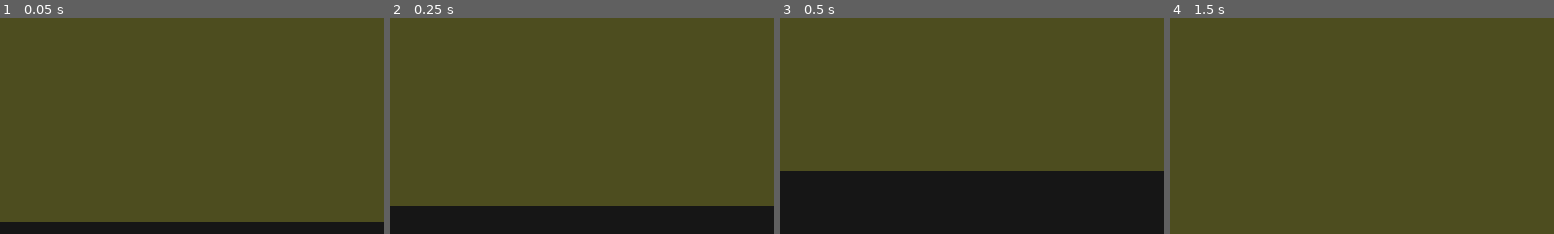
Above: before the commit, frames 1-4 (left to right).
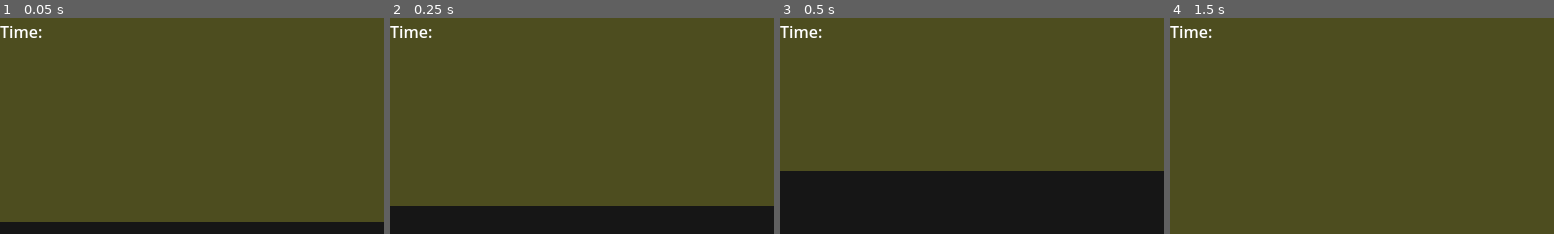
Above: after the commit, the same moments.

Repository: zachary-huber/globalGameJam2025_BUBBLE
Game: Godot game, scene res://src/scenes/main_3d.tscn
Same seed, same stepped clock (60 frames per second), same inputs: the game is played once before the commit and once after it.
Inputs (mouse positions are % of the whole screen's width and height, from its top left):
- Up to frame 1 (0.05 s): no input
- Up to frame 2 (0.25 s): no input
- Up to frame 3 (0.5 s): no input
- Up to frame 4 (1.5 s): tap Enter (ui_accept) at 0.5, 0.77 s; move the mouse to (55, 50) at 0.52 s; hold Q (alt_interact) 0.53-1.28 s; hold W (forward) from 0.53 s (still down); move the mouse to (45, 50) at 1.27 s; tap E (interact) at 1.35 s
The pictures show only the part of the screen within x 0-50%, y 28-78%; the shares and areas given below are measured in that part.

The runs differ from the first frame. In frame 1, 0.3% of the frame differs, in the area x 0-11%, y 3-10%; in frame 2, 0.3%; in frame 3, 0.3%; in frame 4, 0.3%.

Commit message:
connected wheel and lever to game manager

Diff:
--- a/src/scenes/game_manager.tscn
+++ b/src/scenes/game_manager.tscn
@@ -6,5 +6,6 @@
 script = ExtResource("1_2lkuv")
 
 [node name="Timer" type="Timer" parent="."]
+autostart = true
 
 [connection signal="timeout" from="Timer" to="." method="_on_timer_timeout"]
--- a/src/scenes/main_3d.tscn
+++ b/src/scenes/main_3d.tscn
@@ -85,7 +85,8 @@
 text = "Rotation:
 Velocity:
 Ship Health:
-O2:"
+O2:
+Time: "
 
 [node name="captainChair" parent="." instance=ExtResource("6_ntipw")]
 transform = Transform3D(1, 0, 0, 0, 1, 0, 0, 0, 1, -7.65682, 8.51935, -1.15756)
--- a/src/scripts/game_manager.gd
+++ b/src/scripts/game_manager.gd
@@ -1,9 +1,18 @@
 extends Node
 
-var timePlayed # This keeps track of time played during the game
+var timePlayed:float = 0 # This keeps track of time played during the game
 var score # This might hold some kind of score value
 var seedString:String # This is a value players can enter at the menu to set the random seed manually
 var rng = RandomNumberGenerator.new() # This generates random numbers
+
+var currrentRotation:float
+var currentVelocity:float
+var o2:float
+var shipHealth:float
+
+var theWheel = null
+var theLever = null
+
 
 func _init() -> void:
 	Input.mouse_mode = Input.MOUSE_MODE_CAPTURED
@@ -14,8 +23,14 @@
 
 
 func _process(delta: float) -> void:
-	pass
+
+	if theWheel and theLever:
+		currrentRotation = theWheel.rotation.y
+		currentVelocity = theLever.position.x
 
 
 func _on_timer_timeout() -> void:
 	timePlayed += 1
+
+	print("rotation: ", currrentRotation)
+	print("velocity: ", currentVelocity)
--- a/src/scripts/lever.gd
+++ b/src/scripts/lever.gd
@@ -4,8 +4,8 @@
 	interactHintText = "[center]Move mouse [up] and [down] to move forward and back[/center]"
 
 func _ready() -> void:
-	pass
-
+	GameManager.theLever = self # create a reference to this lever so the game manager can manage it
+	print(GameManager.theLever)
 
 func _process(delta: float) -> void:
 	pass
--- a/src/scripts/wheel.gd
+++ b/src/scripts/wheel.gd
@@ -6,7 +6,8 @@
 	interactHintText = "[center]Turn wheel with [E] and [Q][/center]"
 
 func _ready() -> void:
-	pass
+	GameManager.theWheel = self # create a reference to this wheel so the game manager can manage it
+	print(GameManager.theWheel)
 
 func _process(delta: float) -> void:
 	pass
